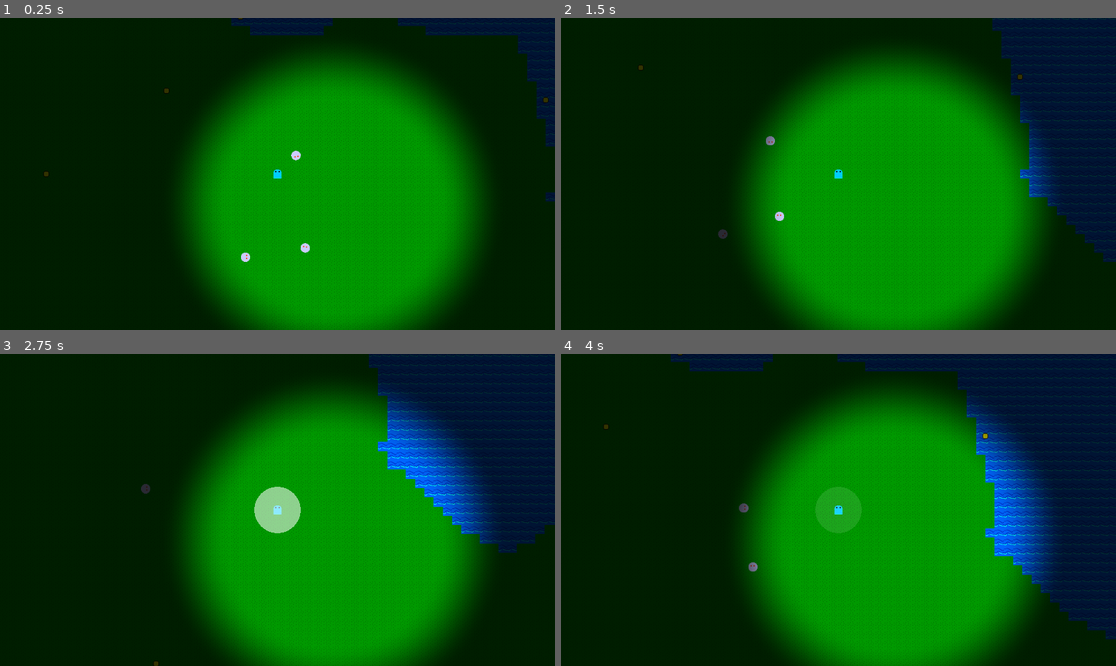
Above: before the commit, frames 1-4 (two rows, left to right).
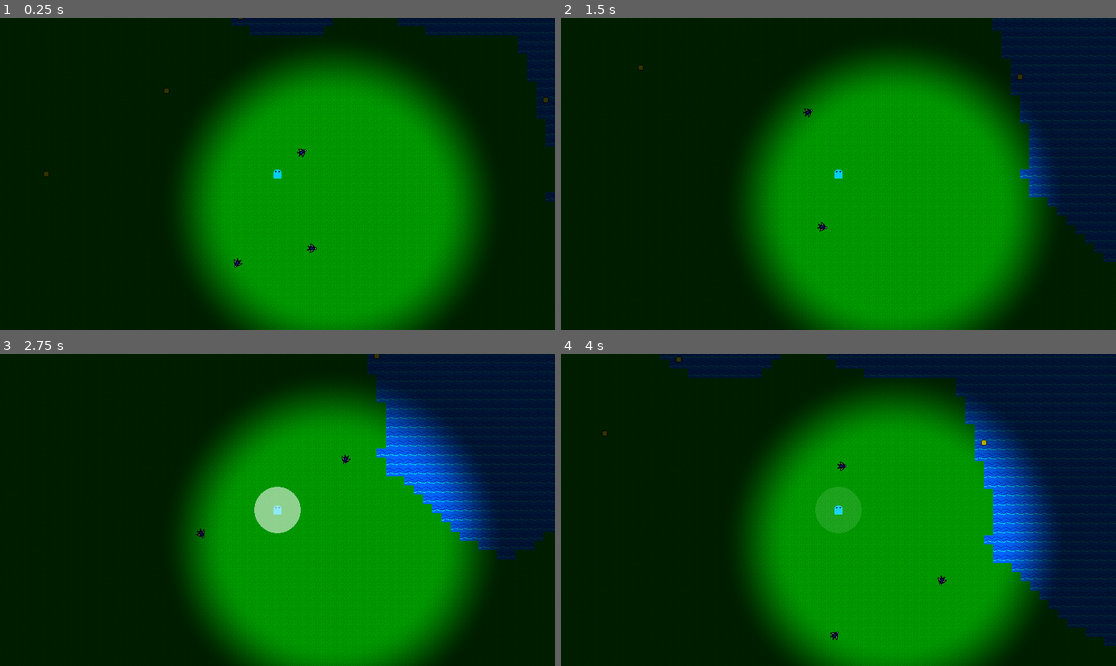
Above: after the commit, the same moments.

Repository: Kyhel/lost-in-pixels
Game: Godot game, scene res://scenes/game.tscn
Same seed, same stepped clock (60 frames per second), same inputs: the game is played once before the commit and once after it.
Inputs:
- Up to frame 1 (0.25 s): no input
- Up to frame 2 (1.5 s): hold Right (ui_right) 0.53-1.28 s; hold F (attack) 0.53-1.28 s; hold Down (ui_down) from 1.28 s (still down); tap F (attack) at 1.35 s
- Up to frame 3 (2.75 s): release Down (ui_down) at 2.03 s; hold Right (ui_right) from 2.03 s (still down); hold F (attack) from 2.03 s (still down)
- Up to frame 4 (4 s): release Right (ui_right) at 2.78 s; release F (attack) at 2.78 s; hold Up (ui_up) 2.78-3.53 s; tap F (attack) at 2.85 s; hold Left (ui_left) from 3.53 s (still down); hold F (attack) from 3.53 s (still down)

The runs differ from the first frame. In frame 1, 0.2% of the frame differs, in the area x 42-58%, y 41-80%; in frame 2, 0.2%; in frame 3, 4.2%; in frame 4, 5.4%, in the area x 7-100%, y 0-100%.

Commit message:
Have birds behave more like birds

Diff:
--- /dev/null
+++ b/entities/flying_behavior.gd
@@ -0,0 +1,56 @@
+extends Node
+
+## Simple bird-like flight: fly straight for a while, then turn slowly toward a new direction.
+## Keeps the creature in motion and aligns the sprite to movement.
+
+@export var fly_speed: float = 50.0
+@export var straight_duration_min: float = 1.0
+@export var straight_duration_max: float = 3.0
+@export var turn_duration_min: float = 0.3
+@export var turn_duration_max: float = 0.8
+@export var turn_speed: float = 2.5  # radians per second while turning
+
+enum State { FLYING_STRAIGHT, TURNING }
+
+var _state: int = State.FLYING_STRAIGHT
+var _current_angle: float = 0.0
+var _target_angle: float = 0.0
+var _timer: float = 0.0
+
+
+func tick(creature: Creature, delta: float) -> void:
+	_current_angle = fposmod(_current_angle, TAU)
+	if _state == State.FLYING_STRAIGHT:
+		var direction = Vector2.from_angle(_current_angle)
+		creature.velocity = direction * fly_speed
+		creature.rotation = _current_angle
+
+		_timer -= delta
+		if _timer <= 0.0:
+			_target_angle = randf() * TAU
+			_timer = randf_range(turn_duration_min, turn_duration_max)
+			_state = State.TURNING
+
+	else:  # TURNING
+		_current_angle = move_toward_angle(_current_angle, _target_angle, turn_speed * delta)
+		var direction = Vector2.from_angle(_current_angle)
+		creature.velocity = direction * fly_speed
+		creature.rotation = _current_angle
+
+		_timer -= delta
+		if _timer <= 0.0:
+			# Keep current angle — don't snap to target, so no visible jump
+			_timer = randf_range(straight_duration_min, straight_duration_max)
+			_state = State.FLYING_STRAIGHT
+
+
+func _ready() -> void:
+	_current_angle = randf() * TAU
+	_timer = randf_range(straight_duration_min, straight_duration_max)
+
+
+static func move_toward_angle(from: float, to: float, delta: float) -> float:
+	var diff = fposmod(to - from + PI, TAU) - PI
+	if abs(diff) <= delta:
+		return to
+	return from + sign(diff) * delta
--- a/entities/wandering_bird.tres
+++ b/entities/wandering_bird.tres
@@ -2,7 +2,7 @@
 
 [ext_resource type="Script" path="res://entities/creature_data.gd" id="1_script"]
 [ext_resource type="Texture2D" path="res://assets/FlyingMonster_1.png" id="2_texture"]
-[ext_resource type="PackedScene" path="res://entities/behavior_tree.tscn" id="3_behavior_tree"]
+[ext_resource type="PackedScene" path="res://entities/wandering_bird_bt.tscn" id="3_behavior_tree"]
 
 [resource]
 script = ExtResource("1_script")
--- /dev/null
+++ b/entities/wandering_bird_bt.tscn
@@ -0,0 +1,10 @@
+[gd_scene load_steps=2 format=3]
+
+[ext_resource type="Script" path="res://entities/behavior_tree.gd" id="1_script"]
+[ext_resource type="Script" path="res://entities/flying_behavior.gd" id="2_flying"]
+
+[node name="WanderingBirdBT" type="Node"]
+script = ExtResource("1_script")
+
+[node name="FlyingBehavior" type="Node" parent="."]
+script = ExtResource("2_flying")
--- a/systems/entities_manager.gd
+++ b/systems/entities_manager.gd
@@ -2,7 +2,8 @@
 
 var chunk_entities: Dictionary[Vector2i, Array] = {}
 
-var monster_scene = preload("res://entities/monster.tscn")
+var creature_scene = preload("res://entities/creature.tscn")
+var wandering_bird_data: CreatureData = preload("res://entities/wandering_bird.tres") as CreatureData
 
 func on_chunk_unloaded(chunk: Vector2i):
 
@@ -23,16 +24,16 @@
 	var rng = RandomNumberGenerator.new()
 	rng.seed = ChunkManager.get_chunk_seed(chunk.x, chunk.y)
 
-	var monsters = []
+	var entities = []
 
-	var monster_count = rng.randi_range(1,3)
+	var entity_count = rng.randi_range(1, 3)
 
-	for i in range(monster_count):
+	for i in range(entity_count):
+		var creature = creature_scene.instantiate()
+		creature.creature_data = wandering_bird_data
 
-		var monster = monster_scene.instantiate()
-
-		var local_x = rng.randi_range(0, ChunkManager.CHUNK_SIZE-1)
-		var local_y = rng.randi_range(0, ChunkManager.CHUNK_SIZE-1)
+		var local_x = rng.randi_range(0, ChunkManager.CHUNK_SIZE - 1)
+		var local_y = rng.randi_range(0, ChunkManager.CHUNK_SIZE - 1)
 
 		var world_x = chunk.x * ChunkManager.CHUNK_SIZE + local_x
 		var world_y = chunk.y * ChunkManager.CHUNK_SIZE + local_y
@@ -42,13 +43,13 @@
 			world_y * ChunkManager.TILE_SIZE
 		)
 
-		monster.global_position = pos
+		creature.global_position = pos
 
-		add_child(monster)
+		add_child(creature)
 
-		monsters.append(monster)
+		entities.append(creature)
 
-	chunk_entities[chunk] = monsters
+	chunk_entities[chunk] = entities
 
 func move_monster(monster, old_chunk, new_chunk):
 
Not shown, added: entities/flying_behavior.gd.uid
